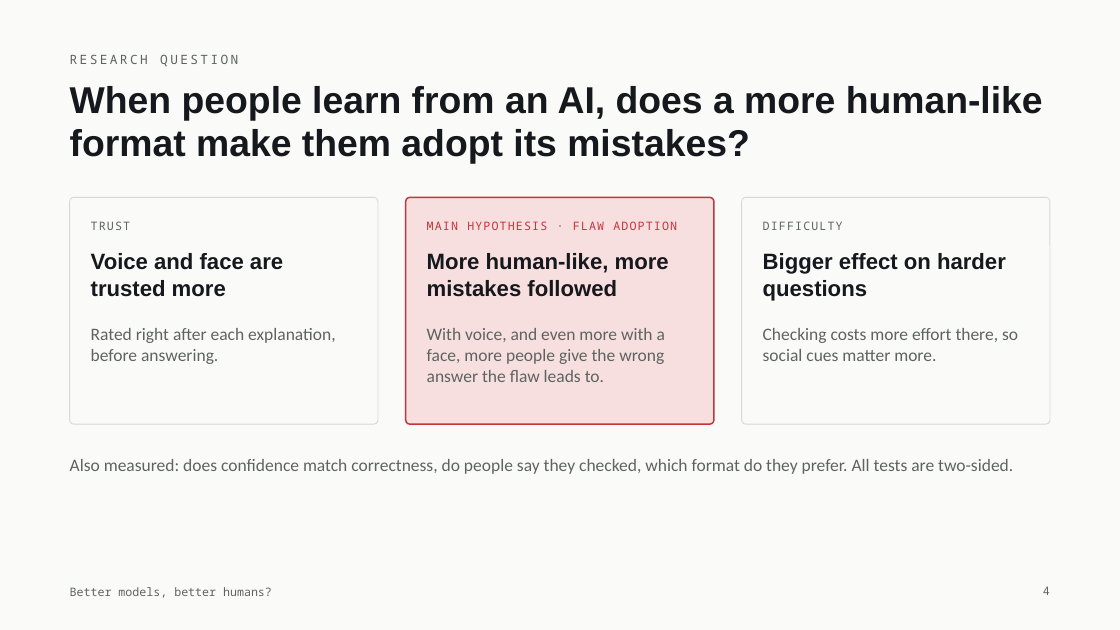
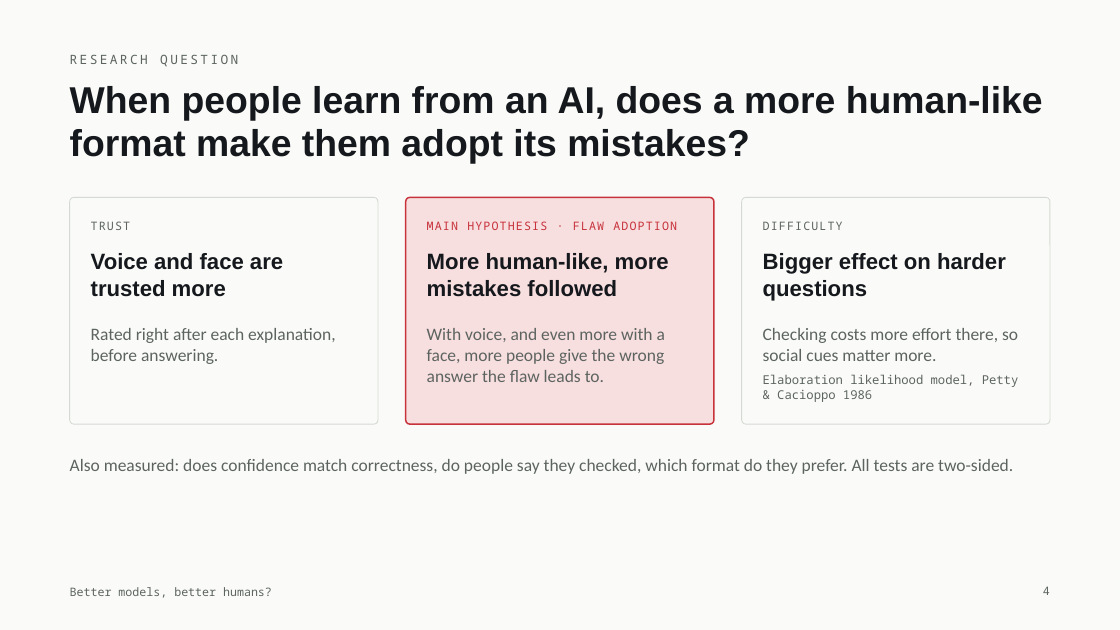
Before and after one commit to Lstierman/AI_Research, a slide deck: slide 4 of presentations/Better Models, Better Humans (pitch2).pptx. Drawn at 1120x630 pixels with LibreOffice and Linux fonts; fonts in the diff are those of the drawing. Boxes give left, top, right and bottom in pixels: in the first picture for what was removed or moved away, otherwise in the second. Text is boxed around its words. In the diff, an @@ line names an element or a change of style, - is before the commit and + after.

```diff
--- a/presentations/Better Models, Better Humans (pitch2).pptx
+++ b/presentations/Better Models, Better Humans (pitch2).pptx
@@ text at [763,374,1019,402]: paragraph added @@
+Elaboration likelihood model, Petty & Cacioppo 1986
```
Also in this commit, not shown: 1 other slide changed, 2 other files.
